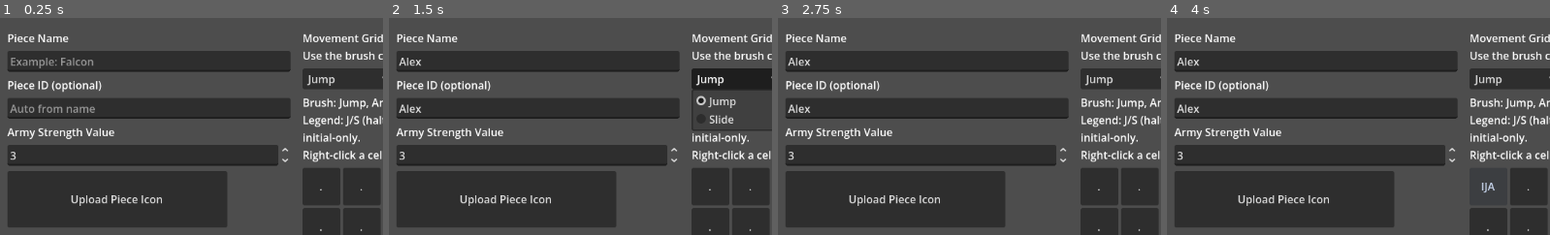
Above: before the commit, frames 1-4 (left to right).
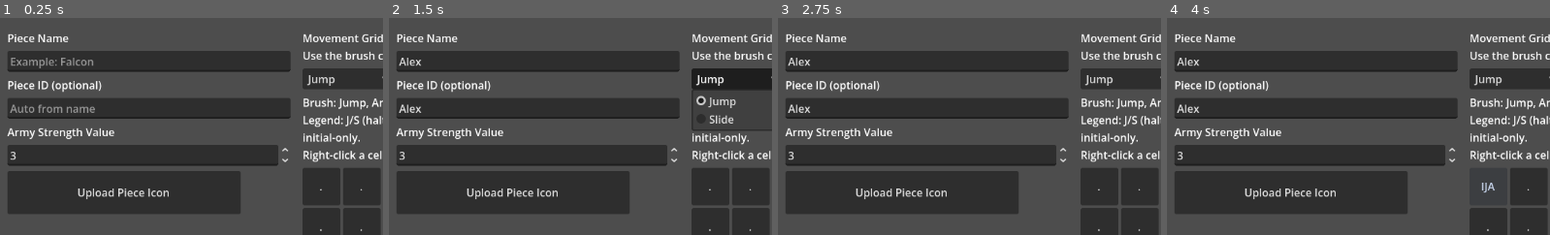
Above: after the commit, the same moments.

Repository: LeoHolman/chesslike
Game: Godot game, scene res://Scenes/CreatePiece.tscn
Two runs of this game, one before a commit and one after it. Both use one fixed random seed, a clock stepped at 60 frames per second and the inputs below. This scene is started directly instead of the project's main scene.
Inputs (mouse positions are % of the whole screen's width and height, from its top left):
- Up to frame 1 (0.25 s): no input
- Up to frame 2 (1.5 s): click (19, 18) at 0.52 s; type "Alex" at 0.6 s; click (19, 29) at 0.75 s; type "Alex" at 0.83 s; click "Jump" at 1.25 s
- Up to frame 3 (2.75 s): click "Any (capture or non-capture)" at 2 s
- Up to frame 4 (4 s): click "Initial only" at 2.75 s; click "." at 3.5 s
The pictures show only the part of the screen within x 0-50%, y 8-58%; the shares and areas given below are measured in that part.

The runs differ from the first frame. In frame 1, 4.9% of the frame differs, in the area x 2-63%, y 70-97%; in frame 2, 4.9%; in frame 3, 4.9%; in frame 4, 4.9%.

Commit message:
fix: reduce large size images in piece creator

Diff:
--- a/Scenes/CreatePiece.tscn
+++ b/Scenes/CreatePiece.tscn
@@ -95,7 +95,10 @@
 
 [node name="IconPreview" type="TextureRect" parent="Scroll/RootMargin/RootVBox/MainColumns/LeftPanel/IconRow"]
 layout_mode = 2
-custom_minimum_size = Vector2(84, 84)
+custom_minimum_size = Vector2(64, 64)
+size_flags_horizontal = 4
+size_flags_vertical = 4
+expand_mode = 1
 stretch_mode = 5
 unique_name_in_owner = true
 
--- a/Scripts/create_piece.gd
+++ b/Scripts/create_piece.gd
@@ -9,6 +9,7 @@
 const CAPTURE_MODE_CAPTURE_ONLY = "capture_only"
 const SLIDE_SCOPE_INFINITE = "infinite"
 const SLIDE_SCOPE_HALTING = "halting"
+const ICON_PREVIEW_MAX_SIZE = 64
 
 @onready var piece_name_input: LineEdit = %PieceNameInput
 @onready var piece_id_input: LineEdit = %PieceIdInput
@@ -154,8 +155,16 @@
 		var button = movement_buttons[index]
 		if row == ORIGIN_CELL.y and col == ORIGIN_CELL.x:
 			button.text = "X"
-			button.disabled = true
-			button.modulate = Color(0.8, 0.7, 0.3, 1.0)
+			button.icon = null
+			if icon_preview.texture != null:
+				button.text = ""
+				button.icon = icon_preview.texture
+				button.expand_icon = true
+				button.disabled = false
+				button.modulate = Color(1.0, 1.0, 1.0, 1.0)
+			else:
+				button.disabled = true
+				button.modulate = Color(0.8, 0.7, 0.3, 1.0)
 			continue
 
 		button.disabled = false
@@ -248,8 +257,25 @@
 	if image.load(path) != OK:
 		message_label.text = "Could not load image file."
 		return
-	icon_preview.texture = ImageTexture.create_from_image(image)
+	icon_preview.texture = _build_preview_texture(image)
+	_refresh_movement_grid_buttons()
 	message_label.text = ""
+
+func _build_preview_texture(source_image: Image) -> Texture2D:
+	if source_image == null or source_image.is_empty():
+		return null
+
+	var thumbnail = source_image.duplicate()
+	var width = max(thumbnail.get_width(), 1)
+	var height = max(thumbnail.get_height(), 1)
+	var largest_edge = max(width, height)
+	if largest_edge > ICON_PREVIEW_MAX_SIZE:
+		var scale = float(ICON_PREVIEW_MAX_SIZE) / float(largest_edge)
+		var resized_width = max(1, int(round(width * scale)))
+		var resized_height = max(1, int(round(height * scale)))
+		thumbnail.resize(resized_width, resized_height, Image.INTERPOLATE_LANCZOS)
+
+	return ImageTexture.create_from_image(thumbnail)
 
 func _on_clear_grid_button_pressed() -> void:
 	movement_rules_by_key.clear()
Not shown, changed: ideas.md
